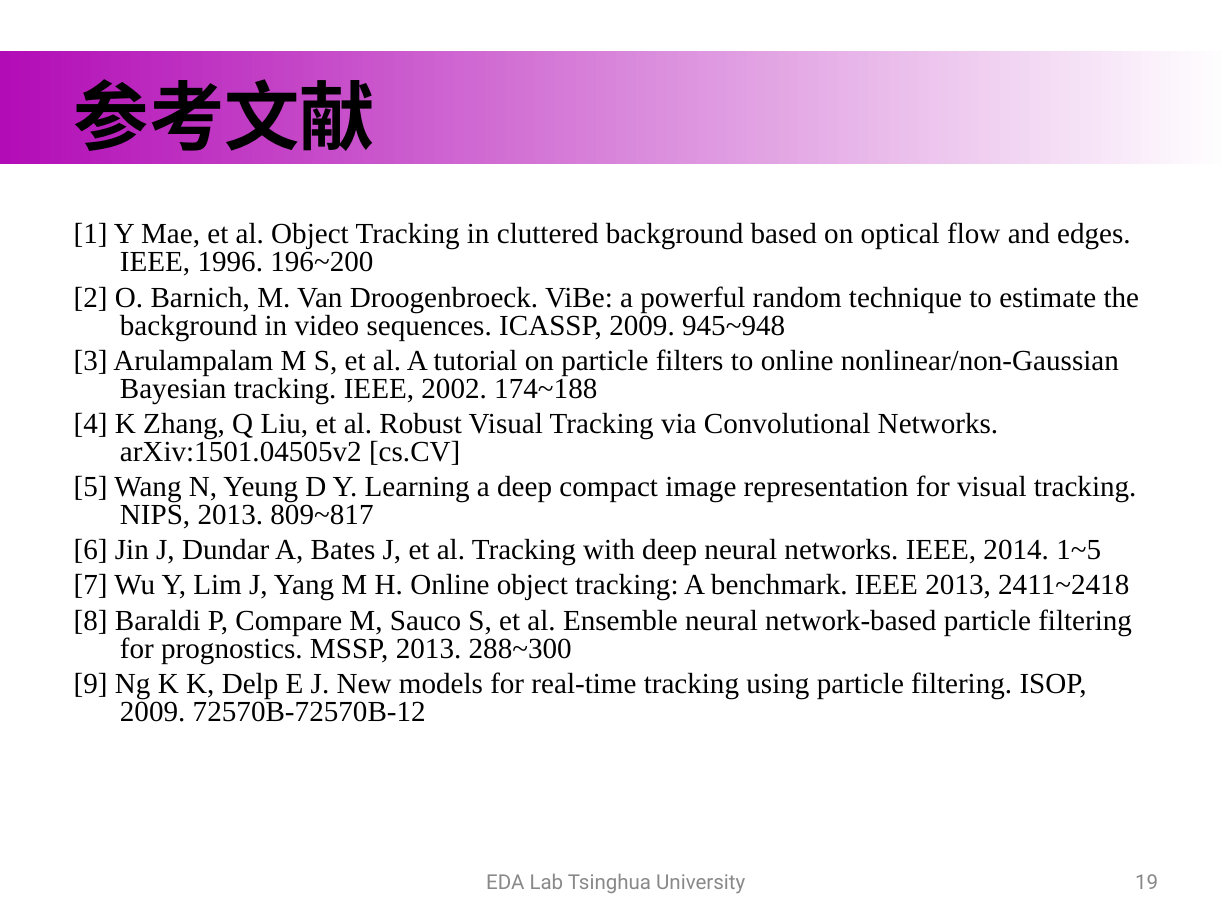
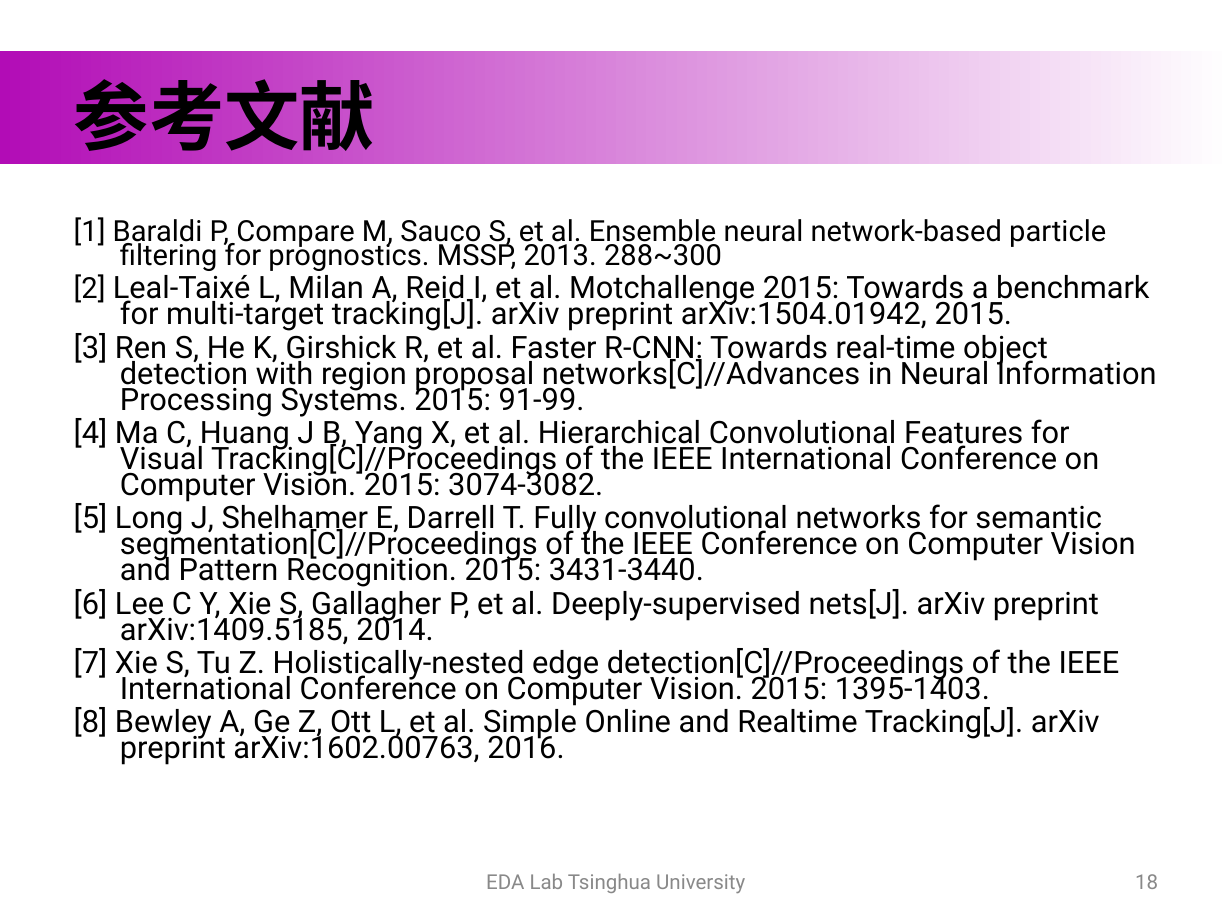
Before and after one commit to hewr1993/graduate_thesis, a slide deck: slide 18 of formal_materials/publish/midterm/中期.ppt (slide 19 before the commit). Drawn at 1232x924 pixels with LibreOffice and Linux fonts; fonts in the diff are those of the drawing; background and template pictures are left out. Boxes give left, top, right and bottom in pixels: in the first picture for what was removed or moved away, otherwise in the second. Text is boxed around its words. In the diff, an @@ line names an element or a change of style, - is before the commit and + after.

```diff
--- a/formal_materials/publish/midterm/中期.ppt
+++ b/formal_materials/publish/midterm/中期.ppt
@@ text at [74,217,1157,765]: text changed; size 17 to 18 pt; font Times New Roman to Roboto @@
-[1] Y Mae, et al. Object Tracking in cluttered background based on optical flow and edges. IEEE, 1996. 196~200
-[2] O. Barnich, M. Van Droogenbroeck. ViBe: a powerful random technique to estimate the background in video sequences. ICASSP, 2009. 945~948
-[3] Arulampalam M S, et al. A tutorial on particle filters to online nonlinear/non-Gaussian Bayesian tracking. IEEE, 2002. 174~188
-[4] K Zhang, Q Liu, et al. Robust Visual Tracking via Convolutional Networks. arXiv:1501.04505v2 [cs.CV]
-[5] Wang N, Yeung D Y. Learning a deep compact image representation for visual tracking. NIPS, 2013. 809~817
-[6] Jin J, Dundar A, Bates J, et al. Tracking with deep neural networks. IEEE, 2014. 1~5
-[7] Wu Y, Lim J, Yang M H. Online object tracking: A benchmark. IEEE 2013, 2411~2418
-[8] Baraldi P, Compare M, Sauco S, et al. Ensemble neural network-based particle filtering for prognostics. MSSP, 2013. 288~300
-[9] Ng K K, Delp E J. New models for real-time tracking using particle filtering. ISOP, 2009. 72570B-72570B-12
+[1] Baraldi P, Compare M, Sauco S, et al. Ensemble neural network-based particle filtering for prognostics. MSSP, 2013. 288~300
+[2] Leal-Taixé L, Milan A, Reid I, et al. Motchallenge 2015: Towards a benchmark for multi-target tracking[J]. arXiv preprint arXiv:1504.01942, 2015.
+[3] Ren S, He K, Girshick R, et al. Faster R-CNN: Towards real-time object detection with region proposal networks[C]//Advances in Neural Information Processing Systems. 2015: 91-99.
+[4] Ma C, Huang J B, Yang X, et al. Hierarchical Convolutional Features for Visual Tracking[C]//Proceedings of the IEEE International Conference on Computer Vision. 2015: 3074-3082.
+[5] Long J, Shelhamer E, Darrell T. Fully convolutional networks for semantic segmentation[C]//Proceedings of the IEEE Conference on Computer Vision and Pattern Recognition. 2015: 3431-3440.
+[6] Lee C Y, Xie S, Gallagher P, et al. Deeply-supervised nets[J]. arXiv preprint arXiv:1409.5185, 2014.
+[7] Xie S, Tu Z. Holistically-nested edge detection[C]//Proceedings of the IEEE International Conference on Computer Vision. 2015: 1395-1403.
+[8] Bewley A, Ge Z, Ott L, et al. Simple Online and Realtime Tracking[J]. arXiv preprint arXiv:1602.00763, 2016.
@@ page number at [1135,874,1158,889]: text changed @@
-19
+18
```
Also in this commit, not shown: 5 other slides changed, 2 slides added, 3 slides removed, 2 other files.
